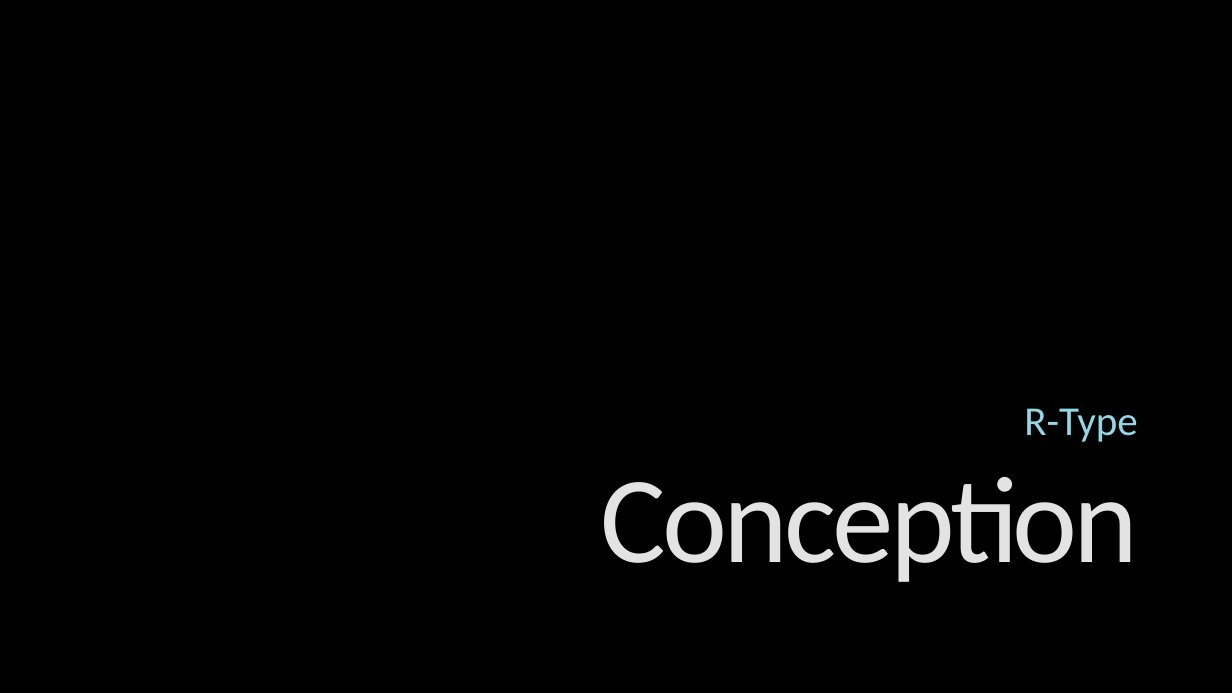
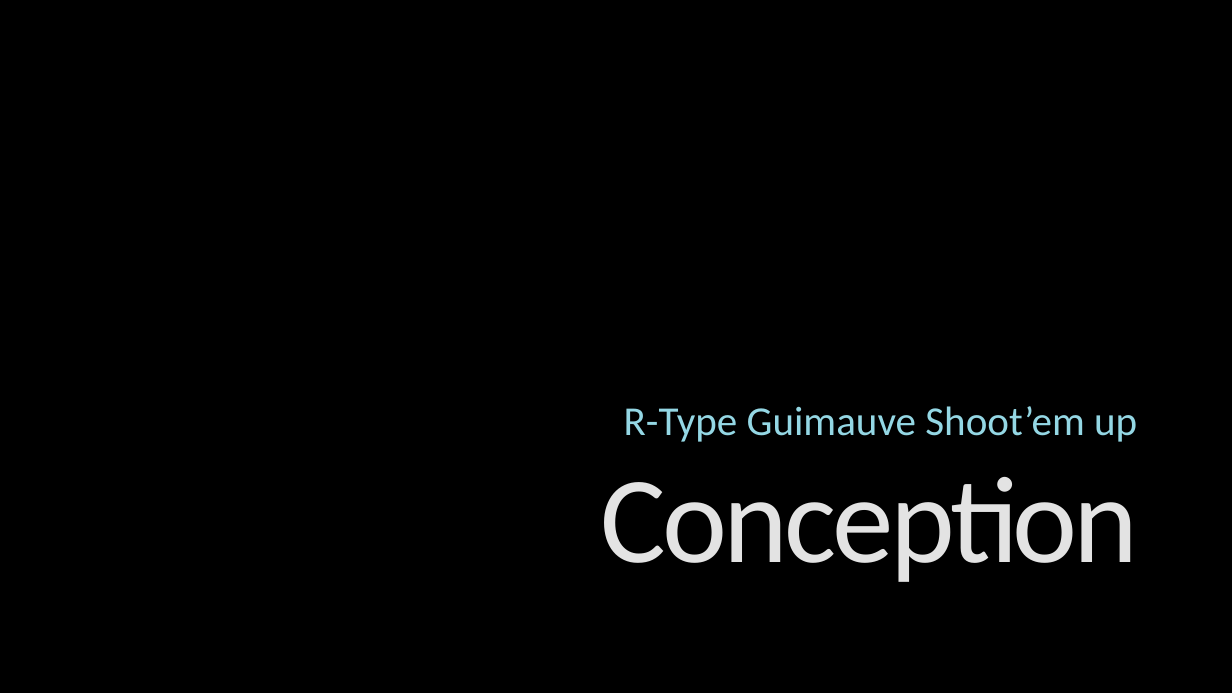
Before and after one commit to GuiguiLaGuimauve/RType, a slide deck: slide 1 of ConceptionRType.pptx. Drawn at 1232x693 pixels with LibreOffice and Linux fonts; fonts in the diff are those of the drawing; background and template pictures are left out. Boxes give left, top, right and bottom in pixels: in the first picture for what was removed or moved away, otherwise in the second. Text is boxed around its words. In the diff, an @@ line names an element or a change of style, - is before the commit and + after.

```diff
--- a/ConceptionRType.pptx
+++ b/ConceptionRType.pptx
@@ subtitle at <box>624,406,1137,442</box>: text changed @@
-R-Type
+R-Type Guimauve Shoot’em up
```
Also in this commit, not shown: 1 other slide changed.
